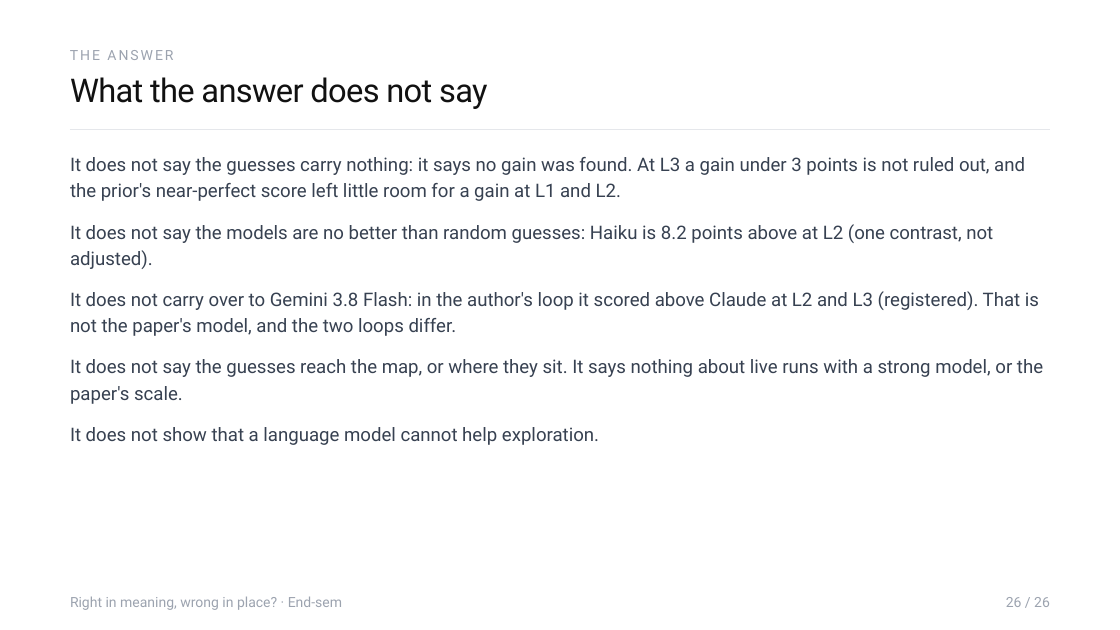
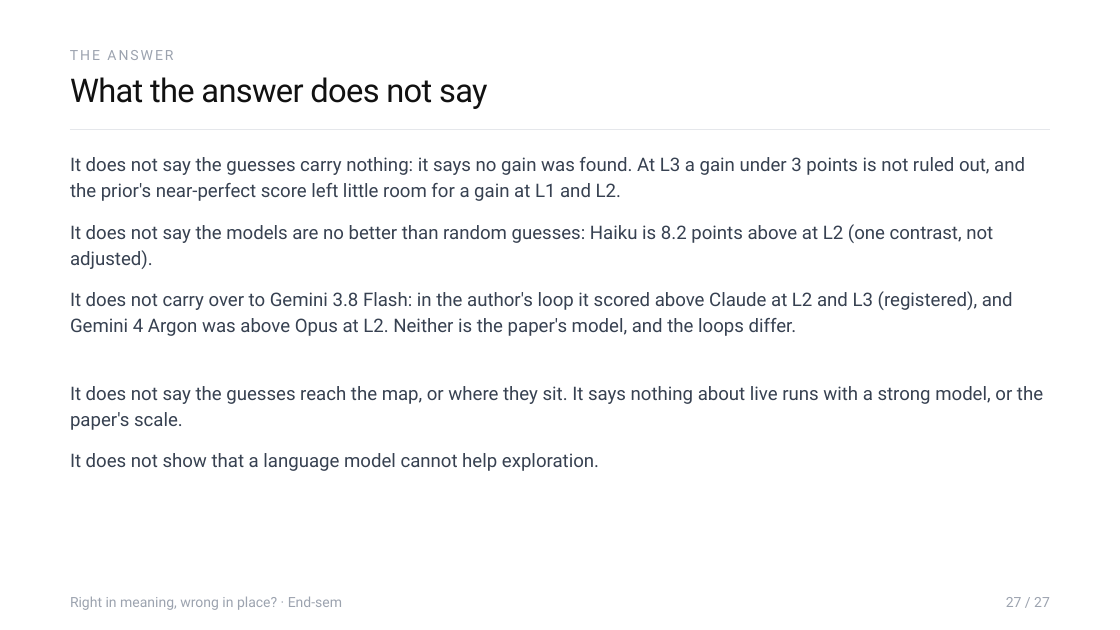
Before and after one commit to Sher110106/validity-aware-active-semantic-exploration, a slide deck: slide 27 of docs/endsem_2026-11/ASP_Endsem.pptx (slide 26 before the commit). Drawn at 1120x630 pixels with LibreOffice and Linux fonts; fonts in the diff are those of the drawing. Boxes give left, top, right and bottom in pixels: in the first picture for what was removed or moved away, otherwise in the second. Text is boxed around its words. In the diff, an @@ line names an element or a change of style, - is before the commit and + after.

```diff
--- a/docs/endsem_2026-11/ASP_Endsem.pptx
+++ b/docs/endsem_2026-11/ASP_Endsem.pptx
@@ text at <box>70,291,1013,336</box>: text changed @@
-It does not carry over to Gemini 3.8 Flash: in the author's loop it scored above Claude at L2 and L3 (registered). That is not the paper's model, and the two loops differ.
+It does not carry over to Gemini 3.8 Flash: in the author's loop it scored above Claude at L2 and L3 (registered), and Gemini 4 Argon was above Opus at L2. Neither is the paper's model, and the loops differ.
@@ text "It does not say the ...": place and size @@
-text "It does not say the ..." at <box>70,359,1043,404</box>
+text "It does not say the ..." at <box>70,386,1043,430</box>
@@ text "It does not show that ...": place and size @@
-text "It does not show that ..." at <box>70,427,599,445</box>
+text "It does not show that ..." at <box>70,453,599,471</box>
@@ text at <box>1006,597,1050,607</box>: text changed @@
-26 / 26
+27 / 27
```
Also in this commit, not shown: 26 other slides changed, 1 slide added, 8 other files.
